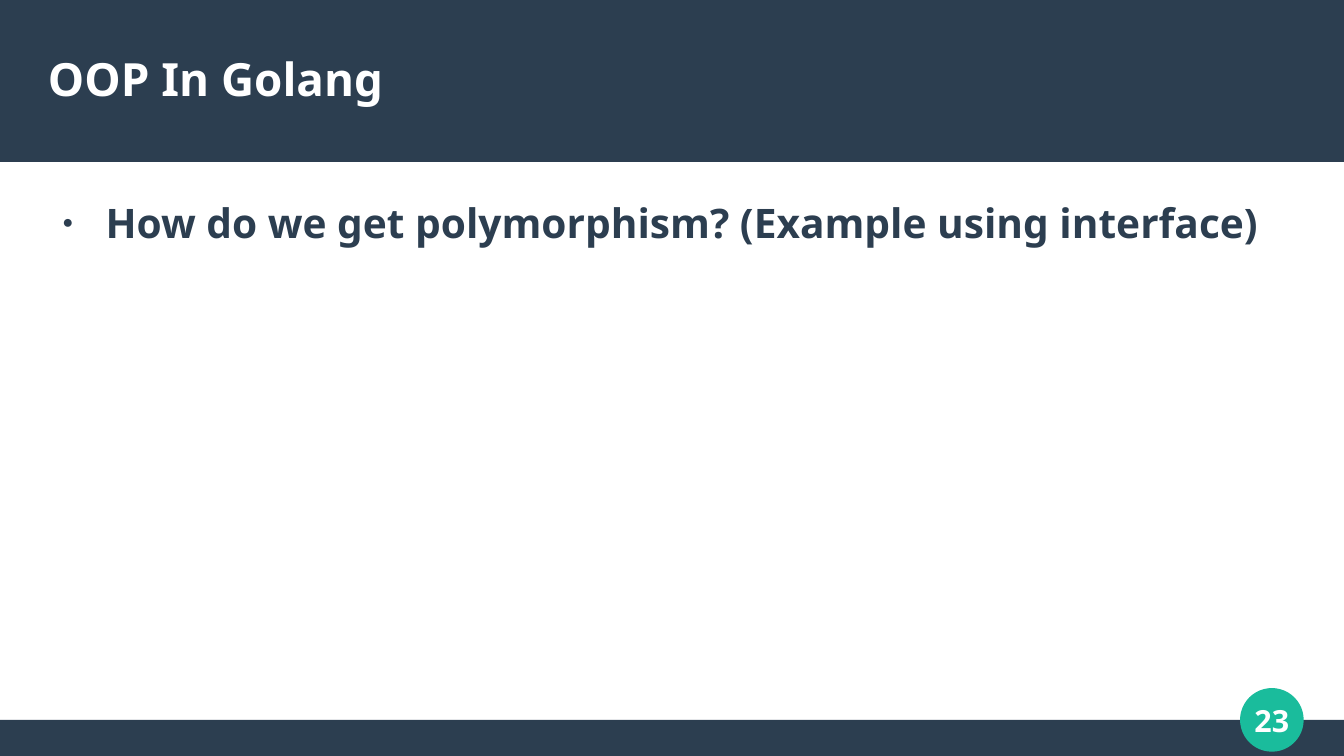
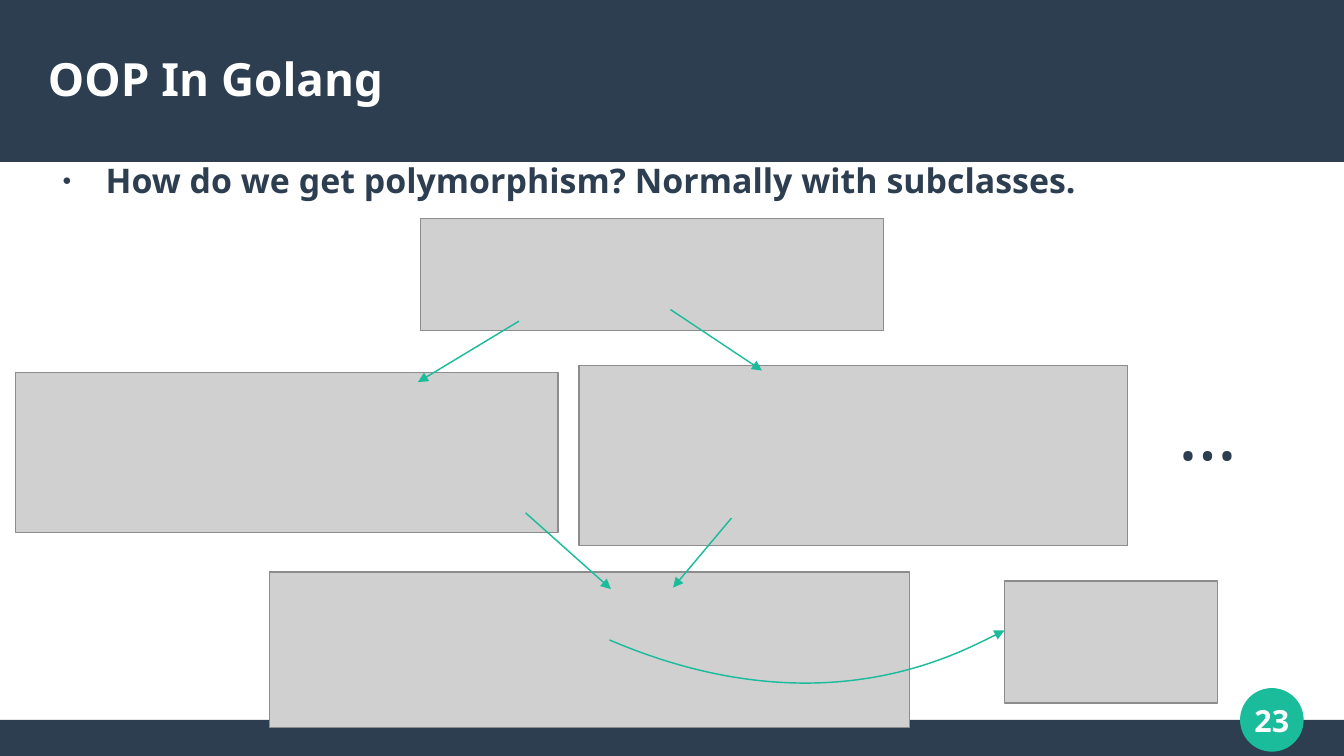
Before and after one commit to calvincramer/golang-training-2-completed, a slide deck: slide 23 of presentation-2.odp. Drawn at 1344x756 pixels with LibreOffice and Linux fonts; fonts in the diff are those of the drawing; grey boxes stand for pictures. Boxes give left, top, right and bottom in pixels: in the first picture for what was removed or moved away, otherwise in the second. Text is boxed around its words. In the diff, an @@ line names an element or a change of style, - is before the commit and + after.

```diff
--- a/presentation-2.odp
+++ b/presentation-2.odp
@@ text at (x1=106, y1=161, x2=1076, y2=201): text changed; size 24 to 20 pt @@
-● How do we get polymorphism? (Example using interface)
+● How do we get polymorphism? Normally with subclasses.
@@ picture added at (x1=421, y1=218, x2=884, y2=331) @@
@@ arrow added from (520, 321) to (418, 382), #1ABC9C 0.85 pt @@
@@ arrow added from (671, 310) to (762, 371), #1ABC9C 0.85 pt @@
@@ picture added at (x1=16, y1=372, x2=559, y2=533) @@
@@ picture added at (x1=579, y1=366, x2=1128, y2=545) @@
@@ text added at (x1=1167, y1=374, x2=1250, y2=488), 44 pt, text #2C3E50 @@
+…
@@ arrow added from (526, 513) to (611, 589), #1ABC9C 0.85 pt @@
@@ arrow added from (732, 518) to (673, 588), #1ABC9C 0.85 pt @@
@@ picture added at (x1=270, y1=572, x2=910, y2=728) @@
@@ picture added at (x1=1005, y1=582, x2=1218, y2=704) @@
@@ freeform shape added at (x1=610, y1=631, x2=1005, y2=678), outline #1ABC9C 0.85 pt @@
```
Also in this commit, not shown: 17 other slides changed, 5 slides added, 1 slide removed, 1 other file.
